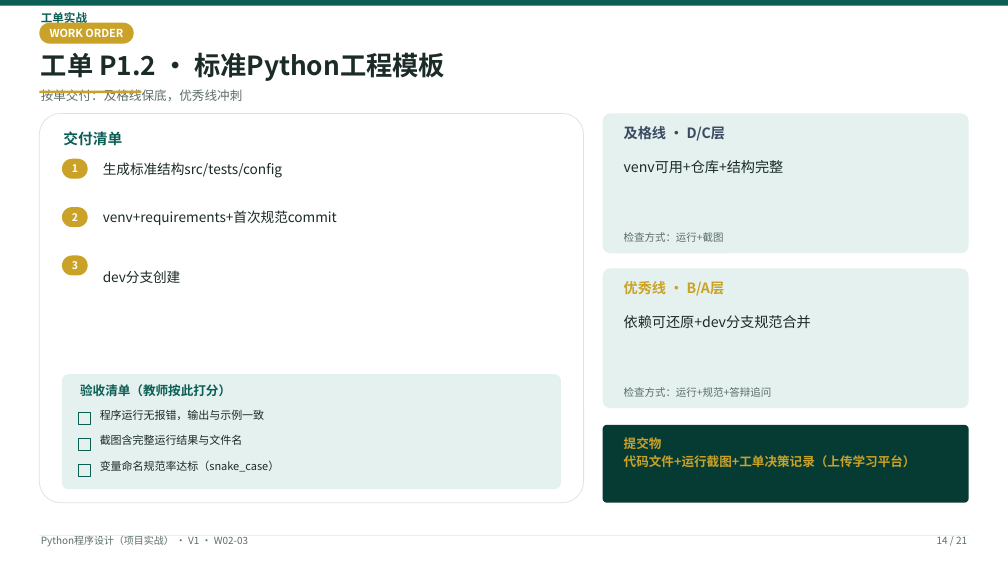
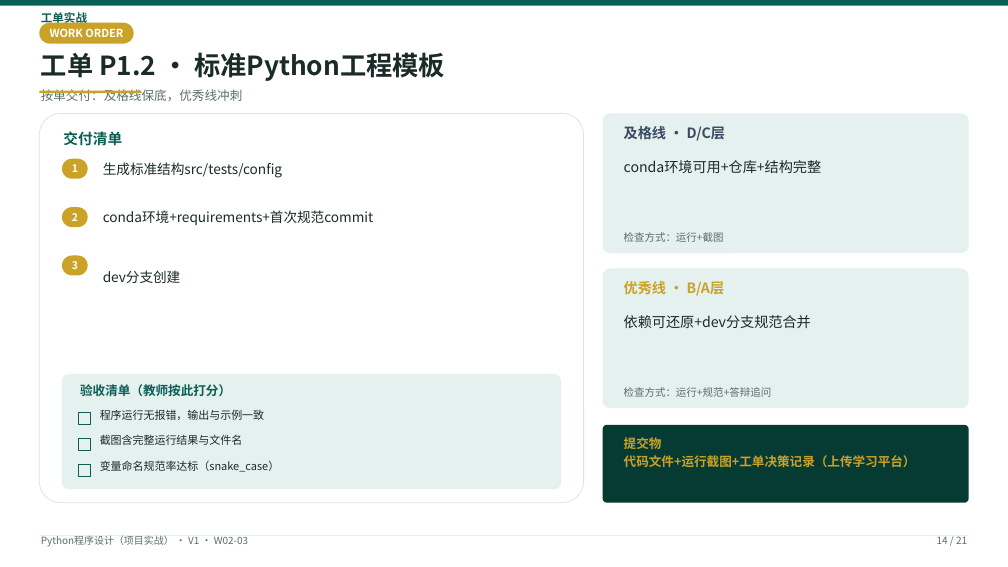
Before and after one commit to tianqiongenze/ai-course-teaching-resources, a slide deck: slide 14 of 03-Python程序设计-项目实战/V1授课PPT/W02-第3次课-像企业团队一样写代码.pptx. Drawn at 1008x567 pixels with LibreOffice and Linux fonts; fonts in the diff are those of the drawing. Boxes give left, top, right and bottom in pixels: in the first picture for what was removed or moved away, otherwise in the second. Text is boxed around its words. In the diff, an @@ line names an element or a change of style, - is before the commit and + after.

```diff
--- a/03-Python程序设计-项目实战/V1授课PPT/W02-第3次课-像企业团队一样写代码.pptx
+++ b/03-Python程序设计-项目实战/V1授课PPT/W02-第3次课-像企业团队一样写代码.pptx
@@ text at (624,160,822,173): text changed @@
-venv可用+仓库+结构完整
+conda环境可用+仓库+结构完整
@@ text at (103,210,374,225): text changed @@
-venv+requirements+首次规范commit
+conda环境+requirements+首次规范commit
```
Also in this commit, not shown: 9 other slides changed, 5 other files.
